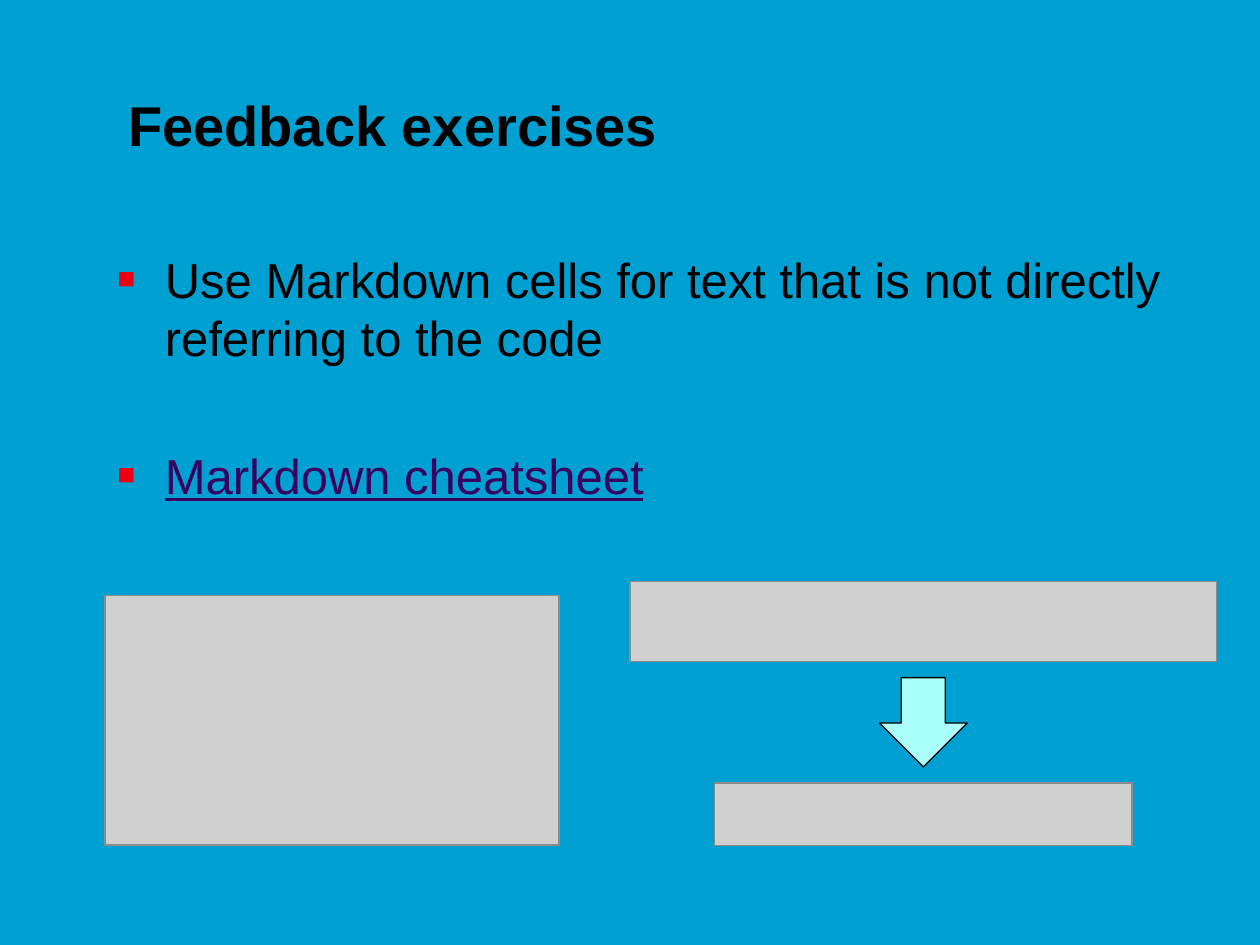
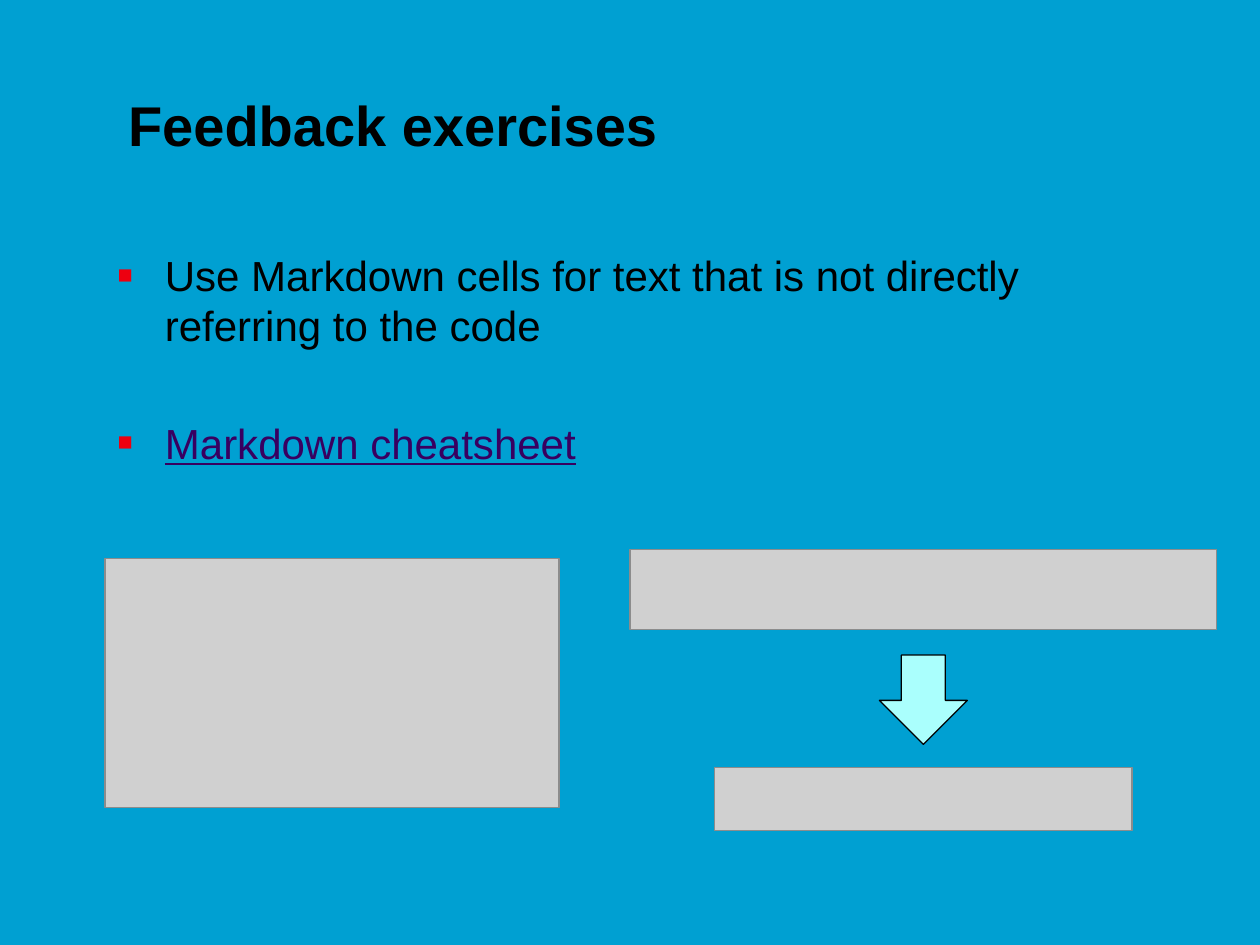
Before and after one commit to jonasmoons/data-driven-learning, a slide deck: slide 6 of slides/ddl-w5l1.pptx. Drawn at 1260x945 pixels with LibreOffice and Linux fonts; fonts in the diff are those of the drawing; grey boxes stand for pictures; background and template pictures are left out. Boxes give left, top, right and bottom in pixels: in the first picture for what was removed or moved away, otherwise in the second. Text is boxed around its words. In the diff, an @@ line names an element or a change of style, - is before the commit and + after.

```diff
--- a/slides/ddl-w5l1.pptx
+++ b/slides/ddl-w5l1.pptx
@@ text "Use Markdown cells for text ..." at box(165, 260, 1019, 465): size 28 to 24 pt @@
@@ picture: place and size @@
-picture at box(105, 596, 558, 845)
+picture at box(105, 558, 558, 808)
@@ picture: place and size @@
-picture at box(630, 582, 1217, 663)
+picture at box(630, 549, 1217, 630)
@@ down arrow: place and size @@
-down arrow at box(879, 678, 968, 767)
+down arrow at box(879, 655, 968, 745)
@@ picture: place and size @@
-picture at box(714, 782, 1131, 845)
+picture at box(714, 767, 1131, 830)
```
Also in this commit, not shown: 3 other slides changed, 6 other files.
